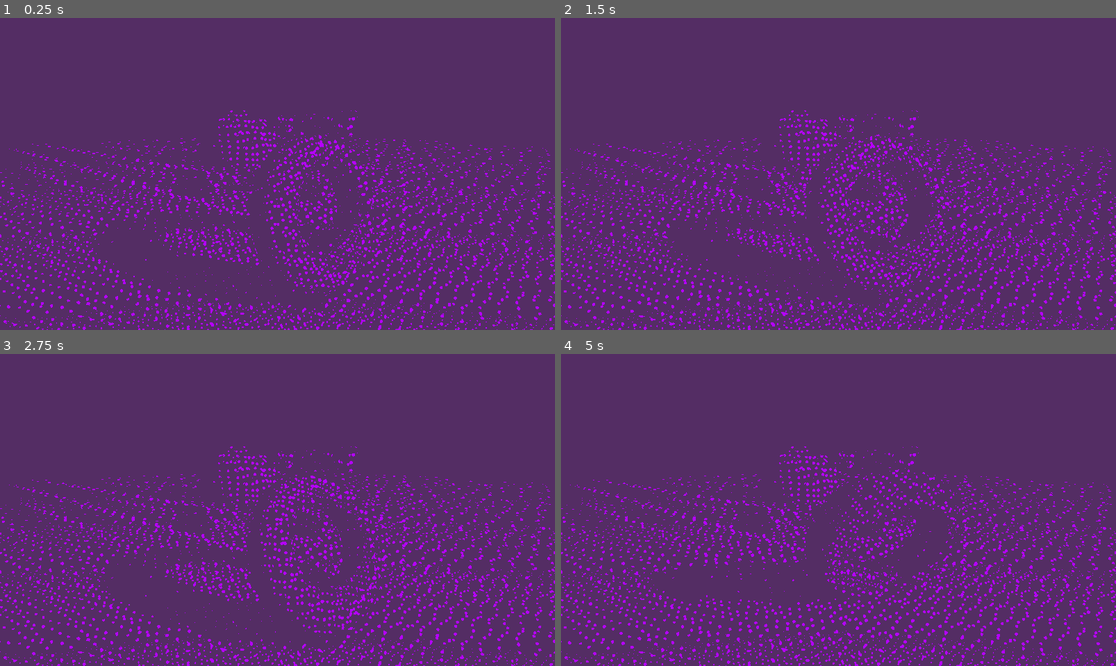
Above: before the commit, frames 1-4 (two rows, left to right).
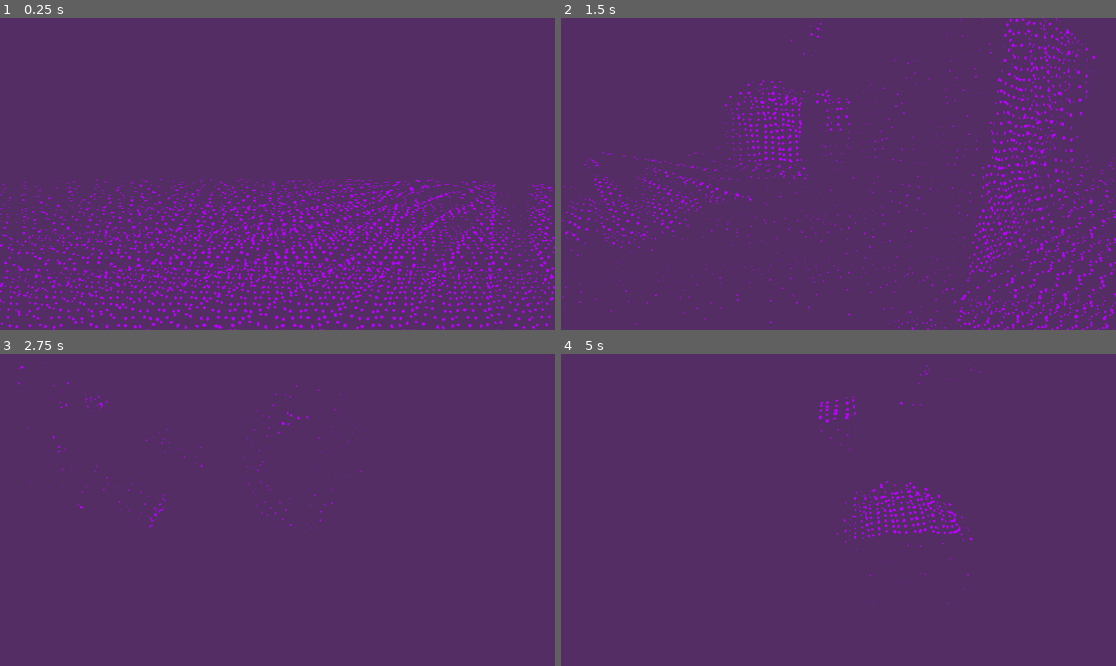
Above: after the commit, the same moments.

Repository: 1p6/Surface-Stable-Dithering
Game: Godot game, scene res://main.tscn
The game is run twice, just before and just after one commit, with the same random seed, the same clock (stepped at 60 frames per second) and the same inputs.
Inputs (mouse positions are in pixels of both pictures, inside the frame that each line leads up to):
- Up to frame 1 (0.25 s): no input
- Up to frame 2 (1.5 s): move the mouse to (960, 158) at 0.52 s; hold D (move_right, bound only after the commit) 0.53-1.28 s; hold S (move_bkwd, bound only after the commit) 0.53-1.28 s; move the mouse to (727, 189) at 1.27 s; hold Shift (move_down, bound only after the commit) from 1.28 s (still down); tap S (move_bkwd, bound only after the commit) at 1.35 s
- Up to frame 3 (2.75 s): move the mouse to (333, 441) at 2.02 s; release Shift (move_down, bound only after the commit) at 2.03 s; hold D (move_right, bound only after the commit) from 2.03 s (still down); hold S (move_bkwd, bound only after the commit) from 2.03 s (still down)
- Up to frame 4 (5 s): move the mouse to (810, 572) at 2.77 s; release D (move_right, bound only after the commit) at 2.78 s; release S (move_bkwd, bound only after the commit) at 2.78 s; hold W (move_fwd, bound only after the commit) 2.78-3.53 s; tap S (move_bkwd, bound only after the commit) at 2.85, 4.35 s; move the mouse to (1005, 556) at 3.52 s; hold S (move_bkwd, bound only after the commit) 3.53-4.28 s; hold A (move_left, bound only after the commit) from 3.53 s (still down); move the mouse to (672, 463) at 4.27 s

The runs differ from the first frame. In frame 1, 11% of the frame differs, in the area x 0-100%, y 29-100%; in frame 2, 9.8%; in frame 3, 6.6%; in frame 4, 6.9%.

Commit message:
add player movement

Diff:
--- a/main.tscn
+++ b/main.tscn
@@ -1,8 +1,9 @@
-[gd_scene load_steps=18 format=3 uid="uid://cq7tk81vki26x"]
+[gd_scene load_steps=21 format=3 uid="uid://cq7tk81vki26x"]
 
 [ext_resource type="Shader" path="res://dither.gdshader" id="1_6n2h1"]
 [ext_resource type="Script" path="res://random_rotate.gd" id="2_b2ysw"]
 [ext_resource type="Shader" path="res://post_dither.gdshader" id="2_sa8wr"]
+[ext_resource type="Script" path="res://player.gd" id="4_l6xh8"]
 
 [sub_resource type="SphereMesh" id="SphereMesh_rmlo1"]
 
@@ -105,6 +106,12 @@
 render_priority = 0
 shader = ExtResource("2_sa8wr")
 
+[sub_resource type="SphereMesh" id="SphereMesh_hrmvk"]
+
+[sub_resource type="ShaderMaterial" id="ShaderMaterial_3t0ns"]
+render_priority = 0
+shader = ExtResource("1_6n2h1")
+
 [node name="Node3D" type="Node3D"]
 
 [node name="Scene" type="Node3D" parent="."]
@@ -184,6 +191,14 @@
 skeleton = NodePath("../WorldEnvironment")
 surface_material_override/0 = SubResource("ShaderMaterial_3o085")
 
-[node name="Camera3D" type="Camera3D" parent="Rendering"]
-transform = Transform3D(0.513902, -0.253745, 0.819462, 0, 0.955252, 0.295792, -0.857849, -0.152008, 0.490906, 5.19215, 2.20983, 4.35409)
+[node name="Player" type="Node3D" parent="."]
+transform = Transform3D(1, 0, 0, 0, 1, 0, 0, 0, 1, 2.70425, 0.702742, -1.86268)
+script = ExtResource("4_l6xh8")
+
+[node name="Camera3D" type="Camera3D" parent="Player"]
 fov = 90.0
+
+[node name="MeshInstance3D" type="MeshInstance3D" parent="Player"]
+mesh = SubResource("SphereMesh_hrmvk")
+skeleton = NodePath("../..")
+surface_material_override/0 = SubResource("ShaderMaterial_3t0ns")
--- /dev/null
+++ b/player.gd
@@ -0,0 +1,36 @@
+extends Node3D
+
+var lookXY := Vector2.ZERO
+const SENSITIVITY := 0.005
+const MOVE_SPEED := 4.0
+
+func _input(event: InputEvent) -> void:
+	if event is InputEventMouseMotion:
+		lookXY += event.screen_relative * SENSITIVITY
+		lookXY.y = clampf(lookXY.y, -PI/2, PI/2)
+		lookXY.x = fmod(lookXY.x, TAU)
+		quaternion = Quaternion(Vector3.DOWN, lookXY.x) * Quaternion(Vector3.LEFT, lookXY.y)
+	elif event.is_action_released("quit"):
+		get_tree().quit()
+
+# Called when the node enters the scene tree for the first time.
+func _ready() -> void:
+	Input.mouse_mode = Input.MOUSE_MODE_CAPTURED
+
+
+# Called every frame. 'delta' is the elapsed time since the previous frame.
+func _process(delta: float) -> void:
+	var move := Vector3.ZERO
+	if Input.is_action_pressed("move_fwd"):
+		move += Vector3.FORWARD
+	if Input.is_action_pressed("move_bkwd"):
+		move += Vector3.BACK
+	if Input.is_action_pressed("move_left"):
+		move += Vector3.LEFT
+	if Input.is_action_pressed("move_right"):
+		move += Vector3.RIGHT
+	if Input.is_action_pressed("move_up"):
+		move += Vector3.UP
+	if Input.is_action_pressed("move_down"):
+		move += Vector3.DOWN
+	position += move.normalized().rotated(Vector3.DOWN, lookXY.x) * delta * MOVE_SPEED
--- a/project.godot
+++ b/project.godot
@@ -15,6 +15,44 @@
 config/features=PackedStringArray("4.3", "GL Compatibility")
 config/icon="res://icon.svg"
 
+[input]
+
+move_fwd={
+"deadzone": 0.5,
+"events": [Object(InputEventKey,"resource_local_to_scene":false,"resource_name":"","device":-1,"window_id":0,"alt_pressed":false,"shift_pressed":false,"ctrl_pressed":false,"meta_pressed":false,"pressed":false,"keycode":0,"physical_keycode":87,"key_label":0,"unicode":119,"location":0,"echo":false,"script":null)
+]
+}
+move_bkwd={
+"deadzone": 0.5,
+"events": [Object(InputEventKey,"resource_local_to_scene":false,"resource_name":"","device":-1,"window_id":0,"alt_pressed":false,"shift_pressed":false,"ctrl_pressed":false,"meta_pressed":false,"pressed":false,"keycode":0,"physical_keycode":83,"key_label":0,"unicode":115,"location":0,"echo":false,"script":null)
+]
+}
+move_left={
+"deadzone": 0.5,
+"events": [Object(InputEventKey,"resource_local_to_scene":false,"resource_name":"","device":-1,"window_id":0,"alt_pressed":false,"shift_pressed":false,"ctrl_pressed":false,"meta_pressed":false,"pressed":false,"keycode":0,"physical_keycode":65,"key_label":0,"unicode":97,"location":0,"echo":false,"script":null)
+]
+}
+move_right={
+"deadzone": 0.5,
+"events": [Object(InputEventKey,"resource_local_to_scene":false,"resource_name":"","device":-1,"window_id":0,"alt_pressed":false,"shift_pressed":false,"ctrl_pressed":false,"meta_pressed":false,"pressed":false,"keycode":0,"physical_keycode":68,"key_label":0,"unicode":100,"location":0,"echo":false,"script":null)
+]
+}
+move_up={
+"deadzone": 0.5,
+"events": [Object(InputEventKey,"resource_local_to_scene":false,"resource_name":"","device":-1,"window_id":0,"alt_pressed":false,"shift_pressed":false,"ctrl_pressed":false,"meta_pressed":false,"pressed":false,"keycode":0,"physical_keycode":32,"key_label":0,"unicode":32,"location":0,"echo":false,"script":null)
+]
+}
+move_down={
+"deadzone": 0.5,
+"events": [Object(InputEventKey,"resource_local_to_scene":false,"resource_name":"","device":-1,"window_id":0,"alt_pressed":false,"shift_pressed":false,"ctrl_pressed":false,"meta_pressed":false,"pressed":false,"keycode":0,"physical_keycode":4194325,"key_label":0,"unicode":0,"location":0,"echo":false,"script":null)
+]
+}
+quit={
+"deadzone": 0.5,
+"events": [Object(InputEventKey,"resource_local_to_scene":false,"resource_name":"","device":-1,"window_id":0,"alt_pressed":false,"shift_pressed":false,"ctrl_pressed":false,"meta_pressed":false,"pressed":false,"keycode":0,"physical_keycode":81,"key_label":0,"unicode":113,"location":0,"echo":false,"script":null)
+]
+}
+
 [rendering]
 
 renderer/rendering_method="gl_compatibility"
